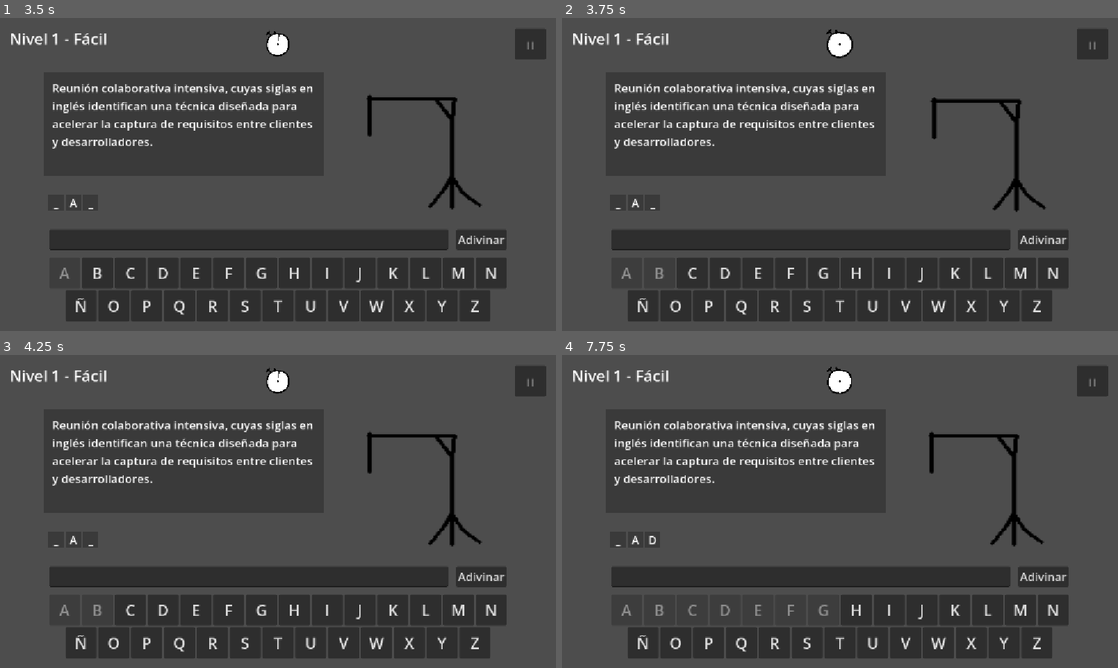
Above: before the commit, frames 1-4 (two rows, left to right).
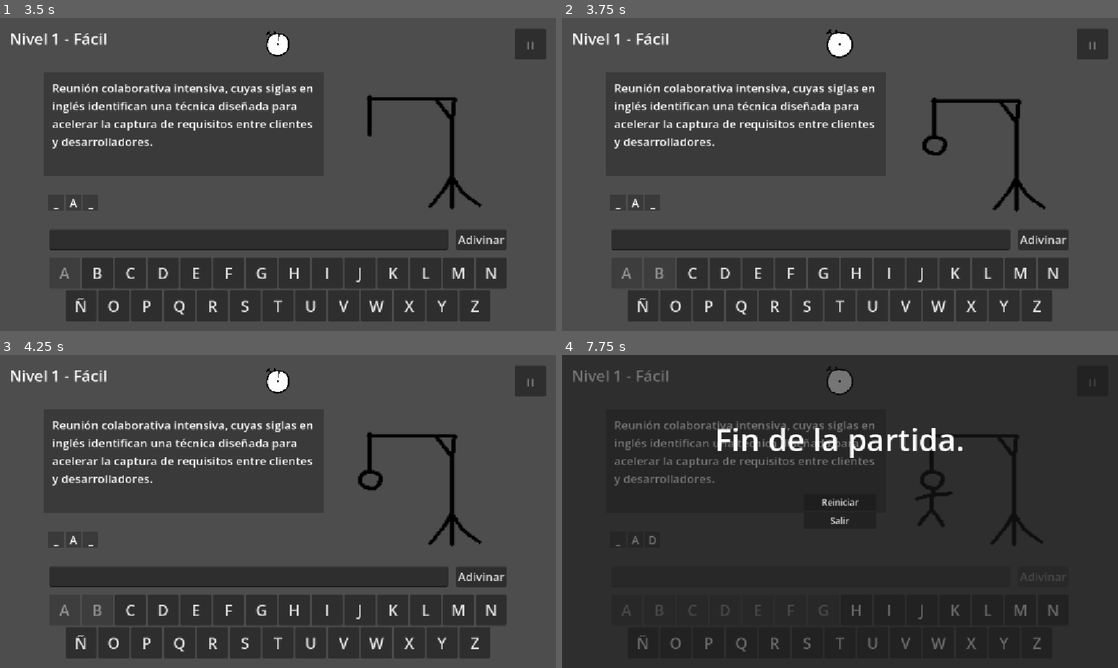
Above: after the commit, the same moments.

Repository: Jesv26/Ahorcado-vs-software
Game: Godot game, scene res://Scenes/start_screen.tscn
The game is run twice, just before and just after one commit, with the same random seed, the same clock (stepped at 60 frames per second) and the same inputs. The engine's default icon, where the game draws it, is replaced by a stand-in: a white triangle on a blue panel in a dark square.
Inputs (mouse positions are in pixels of both pictures, inside the frame that each line leads up to):
- Up to frame 1 (3.5 s): click "Jugar" at 0.5 s; click (250, 240) at 1.27 s; type "12" at 1.35 s; click "Adivinar" at 2 s; click "A" at 2.75 s
- Up to frame 2 (3.75 s): click "B" at 3.5 s
- Up to frame 3 (4.25 s): no input
- Up to frame 4 (7.75 s): click "C" at 4.25 s; click "D" at 5 s; click "E" at 5.75 s; click "F" at 6.5 s; click "G" at 7.25 s

Frame 1 is identical in both runs. In frame 2, 0.1% of the frame differs, in the area x 64-70%, y 37-44%; in frame 3, 0.1%; in frame 4, 66%, in the area x 0-100%, y 0-100%.

Commit message:
Modify lives reset and restart button functionality
Reset lives on round start and restarting reshuffles the questions

Diff:
--- a/Ahorcado-vs-software/Scenes/main.gd
+++ b/Ahorcado-vs-software/Scenes/main.gd
@@ -51,7 +51,7 @@
 	guess_button.disabled = false
 	Global.reset_letters.emit()
 	lives = 5
-	update_lives(lives)
+	update_lives(0)
 	get_question()
 	Global.round_start.emit()
 
@@ -213,6 +213,7 @@
 
 func _on_button_restart_pressed() -> void:
 	animation_player.play("fade_out")
+	QuestionManager.start_game()
 	await animation_player.animation_finished
 	get_tree().reload_current_scene()
 
